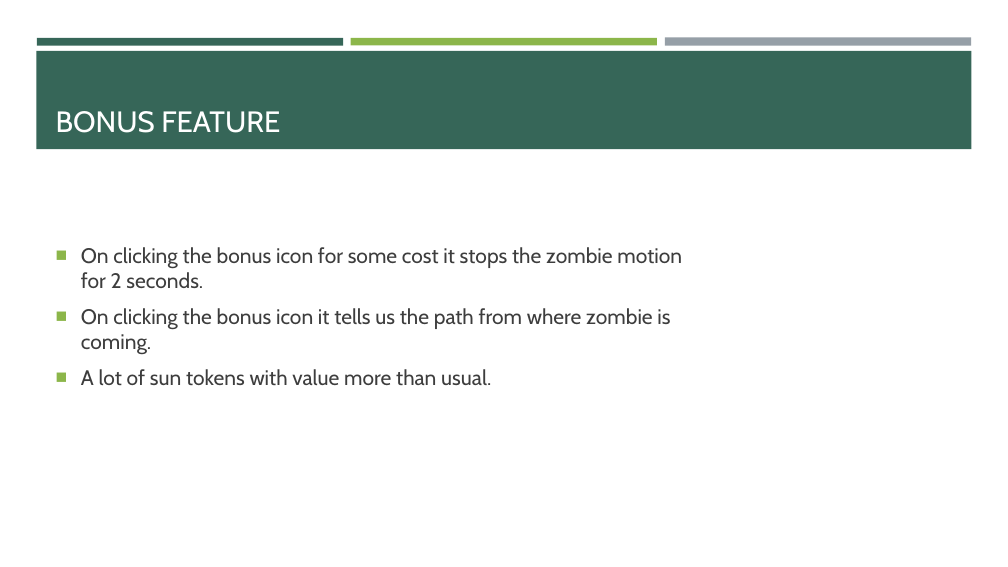
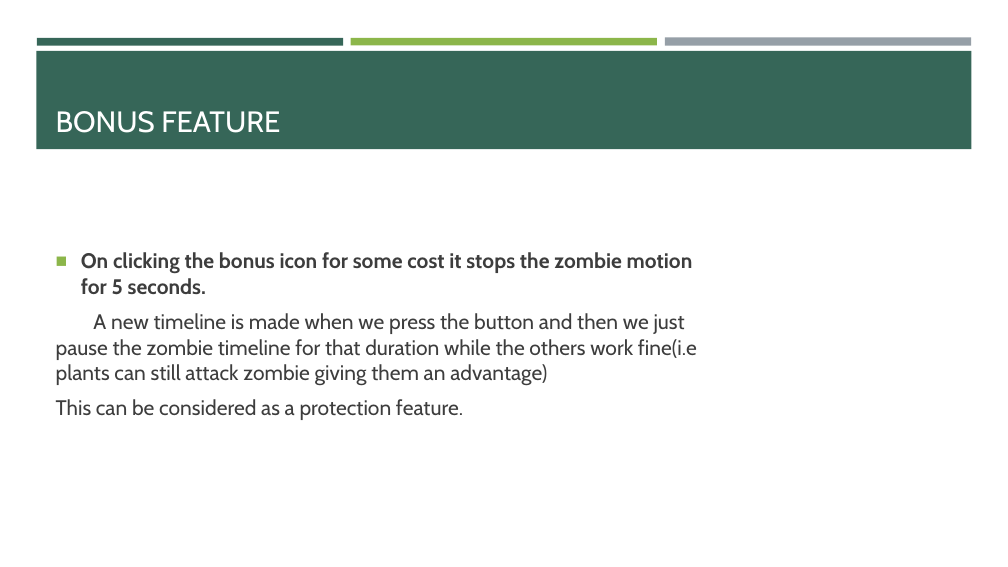
Before and after one commit to ojasiiitd/AP-Final, a slide deck: slide 4 of Documents/ap_proj_2.pptx. Drawn at 1008x567 pixels with LibreOffice and Linux fonts; fonts in the diff are those of the drawing. Boxes give left, top, right and bottom in pixels: in the first picture for what was removed or moved away, otherwise in the second. Text is boxed around its words. In the diff, an @@ line names an element or a change of style, - is before the commit and + after.

Commit message:
update

```diff
--- a/Documents/ap_proj_2.pptx
+++ b/Documents/ap_proj_2.pptx
@@ text at [56,252,697,420]: text changed @@
-■ On clicking the bonus icon for some cost it stops the zombie motion for 2 seconds.
-■ On clicking the bonus icon it tells us the path from where zombie is coming.
-■ A lot of sun tokens with value more than usual.
+■ On clicking the bonus icon for some cost it stops the zombie motion for 5 seconds.
+A new timeline is made when we press the button and then we just pause the zombie timeline for that duration while the others work fine(i.e plants can still attack zombie giving them an advantage)
+This can be considered as a protection feature.
```
